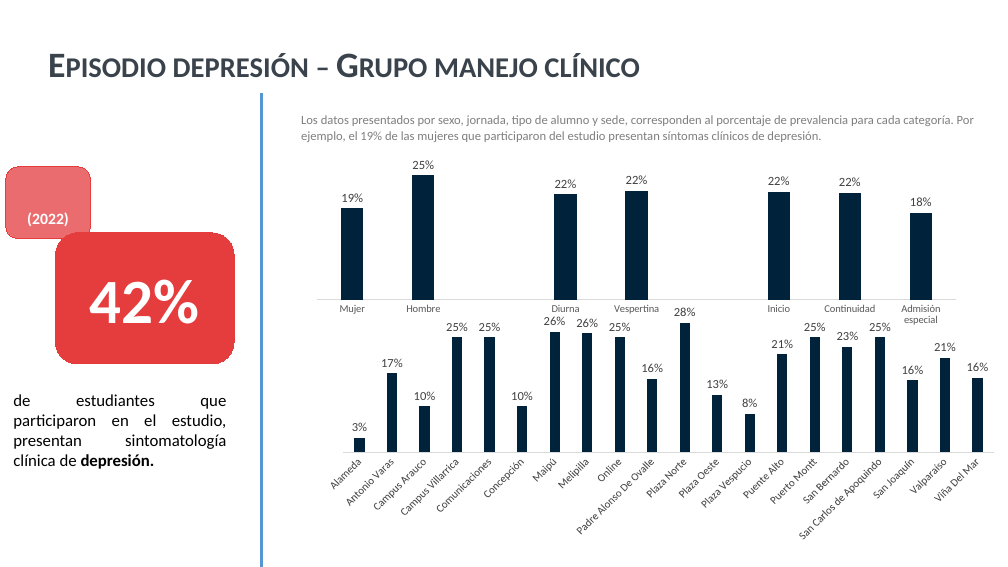
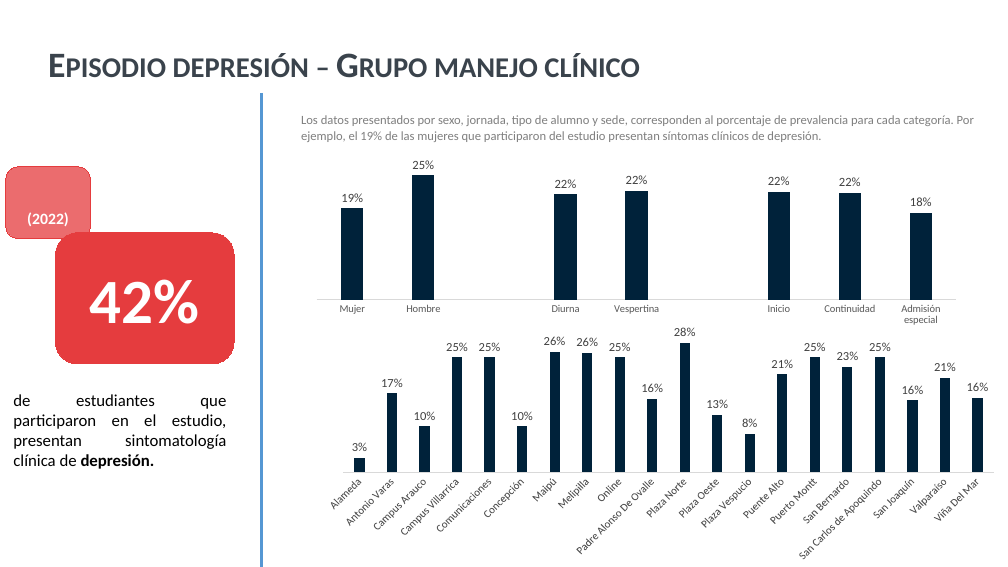
Before and after one commit to SebaValenzuela/RBDUOC2025, a slide deck: slide 27 of reports/templates/template-prueba.pptx. Drawn at 1008x567 pixels with LibreOffice and Linux fonts; fonts in the diff are those of the drawing; background and template pictures are left out. Boxes give left, top, right and bottom in pixels: in the first picture for what was removed or moved away, otherwise in the second. Text is boxed around its words. In the diff, an @@ line names an element or a change of style, - is before the commit and + after.

```diff
--- a/reports/templates/template-prueba.pptx
+++ b/reports/templates/template-prueba.pptx
@@ column chart: place and size @@
-column chart at (313, 306, 1008, 547)
+column chart at (313, 325, 1008, 567)
```
Also in this commit, not shown: 16 other slides changed, 13 other files.
